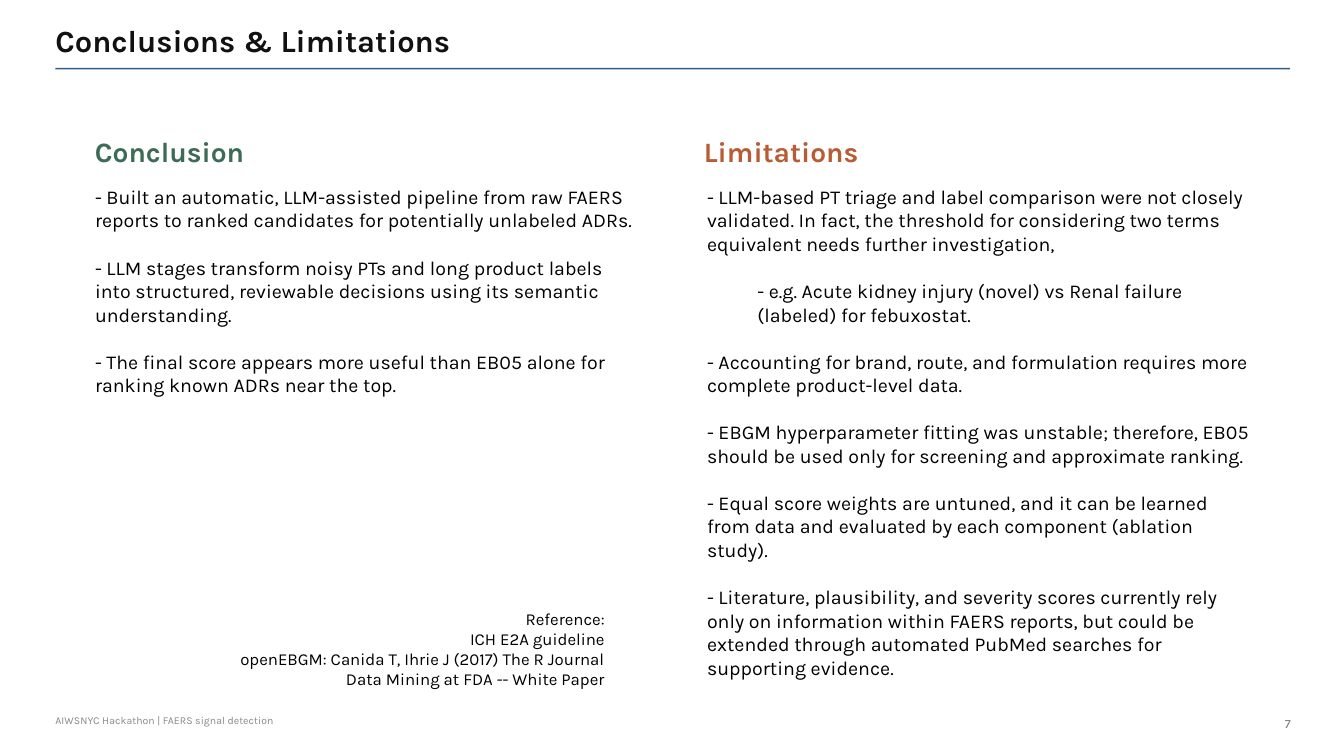
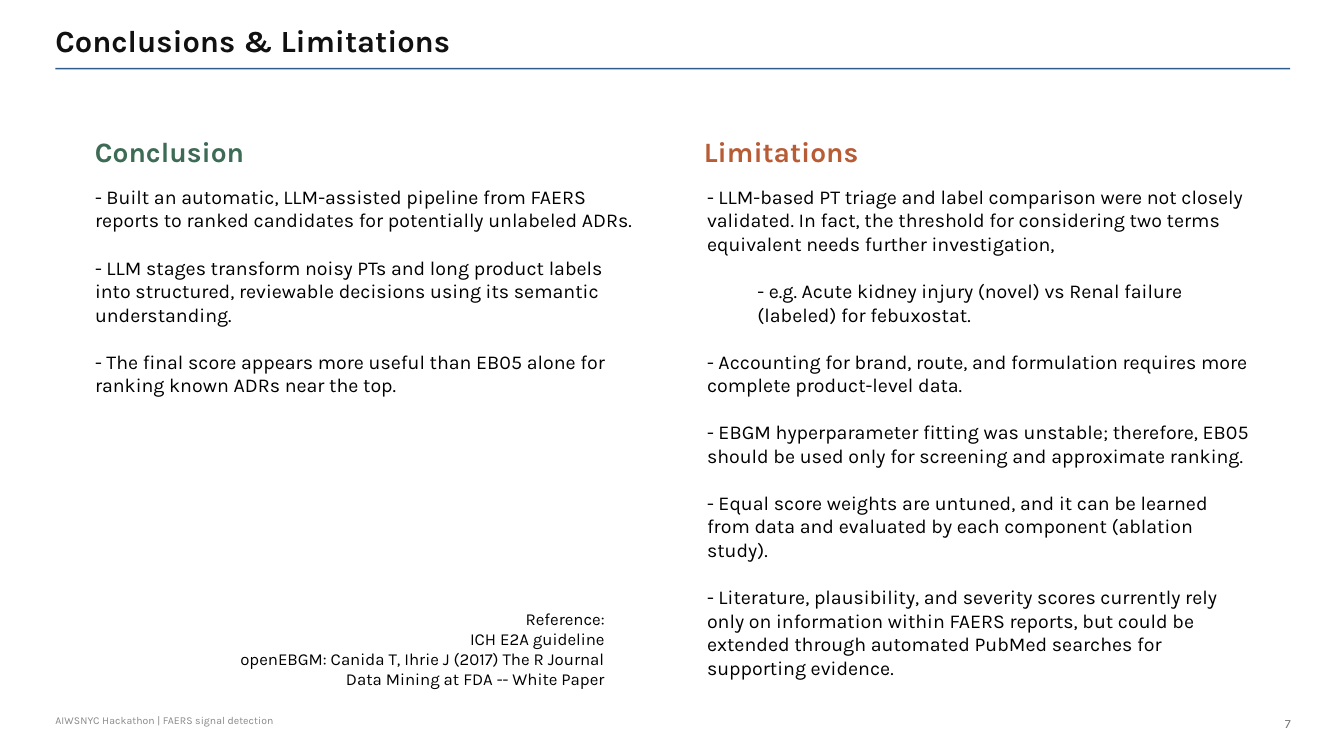
Before and after one commit to eunchong0204/The_2nd_AI_Workshop_Hackathon, a slide deck: slide 7 of The_2nd_AI_Workshop_Hackathon_Slides_Eunchong_Kang.pptx. Drawn at 1344x756 pixels with LibreOffice and Linux fonts; fonts in the diff are those of the drawing. Boxes give left, top, right and bottom in pixels: in the first picture for what was removed or moved away, otherwise in the second. Text is boxed around its words. In the diff, an @@ line names an element or a change of style, - is before the commit and + after.

```diff
--- a/The_2nd_AI_Workshop_Hackathon_Slides_Eunchong_Kang.pptx
+++ b/The_2nd_AI_Workshop_Hackathon_Slides_Eunchong_Kang.pptx
@@ text at (x1=95, y1=190, x2=632, y2=232): text changed @@
-- Built an automatic, LLM-assisted pipeline from raw FAERS reports to ranked candidates for potentially unlabeled ADRs.
+- Built an automatic, LLM-assisted pipeline from FAERS reports to ranked candidates for potentially unlabeled ADRs.
```
Also in this commit, not shown: 4 other slides changed, 1 other file.
